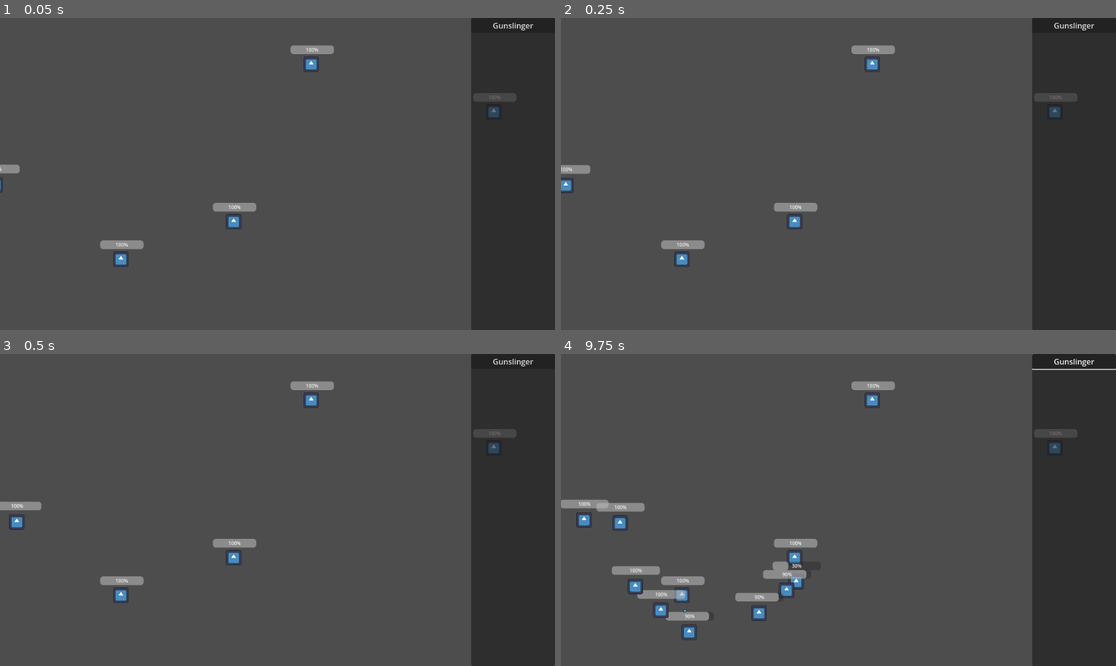
Above: before the commit, frames 1-4 (two rows, left to right).
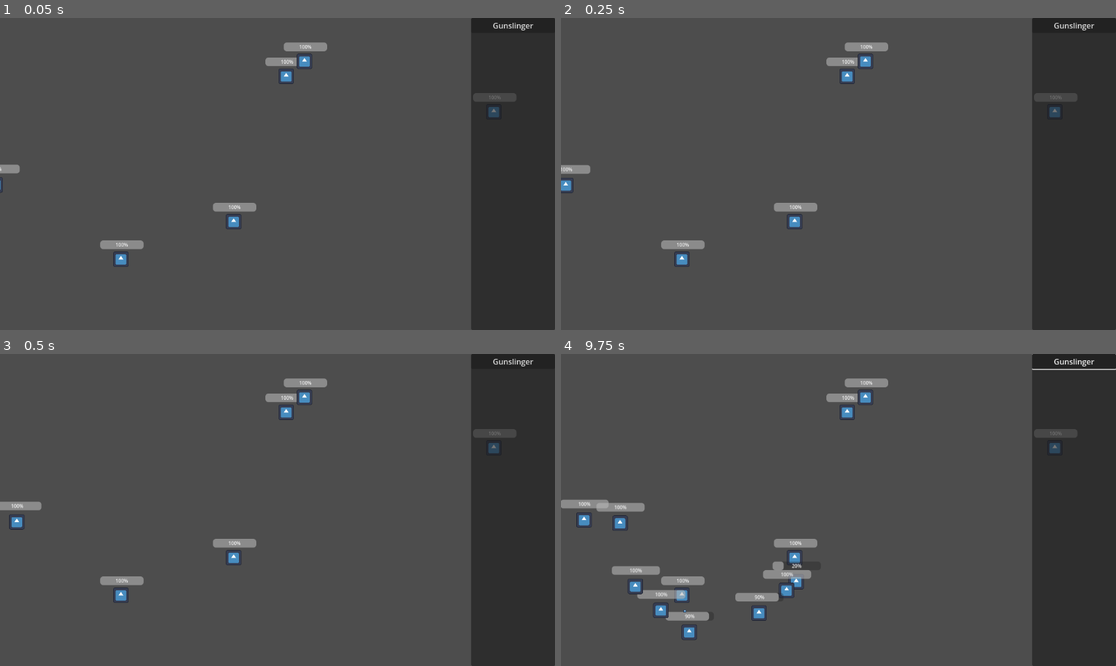
Above: after the commit, the same moments.

Repository: TheSmileyDroid/gunslingers
Game: Godot game, scene res://scenes/game.tscn
The game is run twice, just before and just after one commit, with the same random seed, the same clock (stepped at 60 frames per second) and the same inputs. The engine's default icon, where the game draws it, is replaced by a stand-in: a white triangle on a blue panel in a dark square.
Inputs (mouse positions are in pixels of both pictures, inside the frame that each line leads up to):
- Up to frame 1 (0.05 s): no input
- Up to frame 2 (0.25 s): no input
- Up to frame 3 (0.5 s): no input
- Up to frame 4 (9.75 s): click "Gunslinger" at 0.5 s; click "Gunslinger" at 1.25 s; click "Gunslinger" at 2 s; tap Enter (ui_accept) at 2.75, 3.02, 3.77, 5.27, 6.02, 6.77, 8.27, 9.02 s; move the mouse to (960, 494) at 2.77 s; move the mouse to (727, 525) at 3.52 s; move the mouse to (894, 441) at 4.27 s; move the mouse to (810, 572) at 5.02 s; move the mouse to (1005, 556) at 5.77 s; move the mouse to (672, 463) at 6.52 s; move the mouse to (866, 510) at 7.27 s; move the mouse to (755, 432) at 8.02 s; move the mouse to (960, 494) at 8.77 s; move the mouse to (727, 525) at 9.52 s

The runs differ from the first frame. In frame 1, 0.6% of the frame differs, in the area x 47-61%, y 7-22%; in frame 2, 0.6%; in frame 3, 0.6%; in frame 4, 0.7%, in the area x 39-61%, y 7-73%.

Commit message:
feat: Adiciona nova estratégia de ataque e sistema de salvamento de jogo

Diff:
--- a/components/attack_component.gd
+++ b/components/attack_component.gd
@@ -1,13 +1,13 @@
 extends Node
 class_name AttackComponent
 
-enum Strategy {first, last, strongest, weakest}
+enum Strategy {first, last, strongest, weakest, nearest}
 
 @export var damage: int = 10
 @export var fire_rate: float = 1.0
 @export var strategy: AttackComponent.Strategy = Strategy.first
 var can_attack: bool = true
-var targets = []
+var targets: Array[Character] = []
 
 func _process(_delta):
 	if can_attack and len(targets) > 0:
@@ -24,15 +24,21 @@
 	elif strategy == Strategy.strongest:
 		var strongest = targets[0]
 		for target in targets:
-			if target.get_node("HealthComponent").current_health > strongest.get_node("HealthComponent").current_health:
+			if target.stats.health > strongest.stats.health:
 				strongest = target
 		return strongest
 	elif strategy == Strategy.weakest:
 		var weakest = targets[0]
 		for target in targets:
-			if target.get_node("HealthComponent").current_health < weakest.get_node("HealthComponent").current_health:
+			if target.stats.health < weakest.stats.health:
 				weakest = target
 		return weakest
+	elif strategy == Strategy.nearest:
+		var nearest = targets[0]
+		for target in targets:
+			if target.global_position.distance_to(get_parent().global_position) < nearest.global_position.distance_to(get_parent().global_position):
+				nearest = target
+		return nearest
 
 func attack():
 	if len(targets) == 0:
--- a/project.godot
+++ b/project.godot
@@ -18,3 +18,13 @@
 [autoload]
 
 Events="*res://scripts/global/events.gd"
+GameInstance="*res://scripts/global/game_instance.gd"
+LocalizationManager="*res://addons/localization_editor/LocalizationManager.gd"
+
+[editor_plugins]
+
+enabled=PackedStringArray("res://addons/localization_editor/plugin.cfg")
+
+[internationalization]
+
+locale/translation_add_builtin_strings_to_pot=true
--- a/resources/character_stats.gd
+++ b/resources/character_stats.gd
@@ -34,18 +34,18 @@
 func _display_strategy(t_strategy: AttackComponent.Strategy) -> String:
     match t_strategy:
         AttackComponent.Strategy.first:
-            return "First"
+            return tr("First")
         AttackComponent.Strategy.last:
-            return "Last"
+            return tr("Last")
         AttackComponent.Strategy.strongest:
-            return "Strongest"
+            return tr("Strongest")
         AttackComponent.Strategy.weakest:
-            return "Weakest"
+            return tr("Weakest")
 
-    return "Unknown"
+    return tr("Unknown")
 
 func to_display_string() -> String:
-    return "Health: {health}/{max_health}\nDamage: {damage}\nSpeed: {speed}\nCooldown: {cooldown}\nStrategy: {strategy}".format({
+    return tr("Health: {health}/{max_health}\nDamage: {damage}\nSpeed: {speed}\nCooldown: {cooldown}\nStrategy: {strategy}").format({
         "health": health,
         "max_health": max_health,
         "damage": damage,
--- a/scenes/levels/test.tscn
+++ b/scenes/levels/test.tscn
@@ -1,6 +1,6 @@
-[gd_scene load_steps=11 format=3 uid="uid://gwvy523xl01f"]
+[gd_scene load_steps=12 format=3 uid="uid://gwvy523xl01f"]
 
-[ext_resource type="Script" path="res://scripts/test.gd" id="1_kkgel"]
+[ext_resource type="Script" path="res://scenes/levels/test.gd" id="1_kkgel"]
 [ext_resource type="PackedScene" uid="uid://dpxtt5l4t58ul" path="res://scenes/enemies/rat.tscn" id="1_uk3nv"]
 [ext_resource type="Script" path="res://resources/character_stats.gd" id="2_i04ou"]
 [ext_resource type="PackedScene" uid="uid://bxe0x3i1mt8pr" path="res://scenes/towers/gunslinger.tscn" id="2_inges"]
@@ -9,46 +9,61 @@
 resource_local_to_scene = true
 script = ExtResource("2_i04ou")
 health = 100
+max_health = 100
 damage = 10
 speed = 100.0
-fire_rate = 1.0
+cooldown = 0.5
 strategy = 0
 
 [sub_resource type="Resource" id="Resource_k32ro"]
 resource_local_to_scene = true
 script = ExtResource("2_i04ou")
 health = 100
+max_health = 100
 damage = 10
 speed = 100.0
-fire_rate = 1.0
-strategy = 1
+cooldown = 0.5
+strategy = 4
 
 [sub_resource type="Resource" id="Resource_4kbuw"]
 resource_local_to_scene = true
 script = ExtResource("2_i04ou")
 health = 100
+max_health = 100
 damage = 10
 speed = 100.0
-fire_rate = 0.1
+cooldown = 0.5
 strategy = 0
 
 [sub_resource type="Resource" id="Resource_7yc7v"]
 resource_local_to_scene = true
 script = ExtResource("2_i04ou")
 health = 100
+max_health = 100
 damage = 10
 speed = 100.0
-fire_rate = 1.0
+cooldown = 0.5
 strategy = 0
 
 [sub_resource type="Resource" id="Resource_c8u43"]
 resource_local_to_scene = true
 script = ExtResource("2_i04ou")
 health = 100
+max_health = 100
 damage = 10
 speed = 100.0
-fire_rate = 1.0
-strategy = 0
+cooldown = 0.5
+strategy = 3
+
+[sub_resource type="Resource" id="Resource_sdsrx"]
+resource_local_to_scene = true
+script = ExtResource("2_i04ou")
+health = 100
+max_health = 100
+damage = 10
+speed = 100.0
+cooldown = 0.5
+strategy = 4
 
 [sub_resource type="Curve2D" id="Curve2D_rnidg"]
 _data = {
@@ -75,9 +90,13 @@
 position = Vector2(1025, 195)
 stats = SubResource("Resource_7yc7v")
 
+[node name="Gunslinger5" parent="." instance=ExtResource("2_inges")]
+position = Vector2(594, 121)
+stats = SubResource("Resource_c8u43")
+
 [node name="Gunslinger" parent="." instance=ExtResource("2_inges")]
-position = Vector2(646, 96)
-stats = SubResource("Resource_c8u43")
+position = Vector2(632, 90)
+stats = SubResource("Resource_sdsrx")
 
 [node name="Path2D" type="Path2D" parent="."]
 curve = SubResource("Curve2D_rnidg")
--- a/scripts/game_manager.gd
+++ b/scripts/game_manager.gd
@@ -1,8 +1,8 @@
 extends Node
 
-var current_level = "test"
 
 func _ready():
+	var current_level = GameInstance.save_data.current_level
 	load_level(current_level)
 
 
--- a/scripts/global/events.gd
+++ b/scripts/global/events.gd
@@ -7,3 +7,6 @@
 
 signal character_mouse_enter(character: Character)
 signal character_mouse_exit(character: Character)
+
+signal save_game(save_name: String)
+signal load_game(save_name: String)
--- /dev/null
+++ b/scripts/global/game_instance.gd
@@ -0,0 +1,33 @@
+extends Node
+
+var save_data: SaveData
+
+func _ready():
+    save_data = load_game()
+    if not save_data:
+        save_data = SaveData.new()
+        save_data.name = "Player"
+        save_data.current_level = "test"
+        save_data.money = 0
+        save_data.time_played = 0.0
+        save_game()
+
+    Events.save_game.connect(save_game)
+    Events.load_game.connect(load_game)
+
+func save_game(save_name: String = "savegame") -> void:
+    var error := ResourceSaver.save(save_data, "user://%s.res" % save_name)
+    if error != OK:
+        print("Error saving game: ", error)
+    else:
+        print("Game saved")
+
+func load_game(save_name: String = "savegame") -> SaveData:
+    var save = load("user://%s.res" % save_name)
+    if save:
+        save_data = save
+        print("Game loaded")
+        return save_data
+    else:
+        print("No save file found")
+        return null
Renamed: scripts/test.gd -> scenes/levels/test.gd
